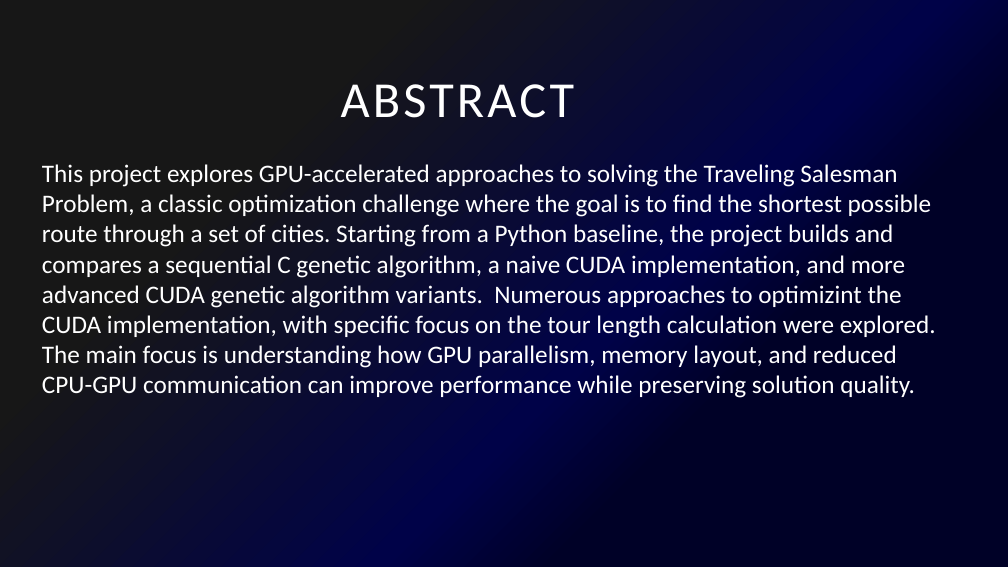
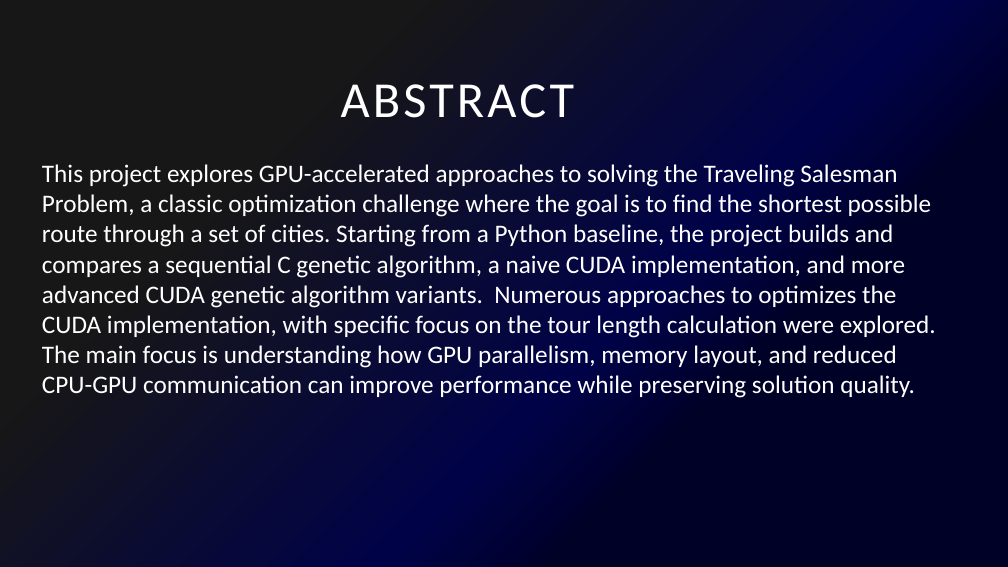
Before and after one commit to CuteLoop/Traveling-salesman-GPU, a slide deck: slide 2 of Cuda Accelerated implementation of Traveling Salesman Problem using.pptx. Drawn at 1008x567 pixels with LibreOffice and Linux fonts; fonts in the diff are those of the drawing. Boxes give left, top, right and bottom in pixels: in the first picture for what was removed or moved away, otherwise in the second. Text is boxed around its words. In the diff, an @@ line names an element or a change of style, - is before the commit and + after.

```diff
--- a/Cuda Accelerated implementation of Traveling Salesman Problem using.pptx
+++ b/Cuda Accelerated implementation of Traveling Salesman Problem using.pptx
@@ text at (42, 164, 936, 398): text changed @@
-This project explores GPU-accelerated approaches to solving the Traveling Salesman Problem, a classic optimization challenge where the goal is to find the shortest possible route through a set of cities. Starting from a Python baseline, the project builds and compares a sequential C genetic algorithm, a naive CUDA implementation, and more advanced CUDA genetic algorithm variants. Numerous approaches to optimizint the CUDA implementation, with specific focus on the tour length calculation were explored. The main focus is understanding how GPU parallelism, memory layout, and reduced CPU-GPU communication can improve performance while preserving solution quality.
+This project explores GPU-accelerated approaches to solving the Traveling Salesman Problem, a classic optimization challenge where the goal is to find the shortest possible route through a set of cities. Starting from a Python baseline, the project builds and compares a sequential C genetic algorithm, a naive CUDA implementation, and more advanced CUDA genetic algorithm variants. Numerous approaches to optimizes the CUDA implementation, with specific focus on the tour length calculation were explored. The main focus is understanding how GPU parallelism, memory layout, and reduced CPU-GPU communication can improve performance while preserving solution quality.
```
Also in this commit, not shown: 3 other slides changed, 4 slides added, 7 other files.
